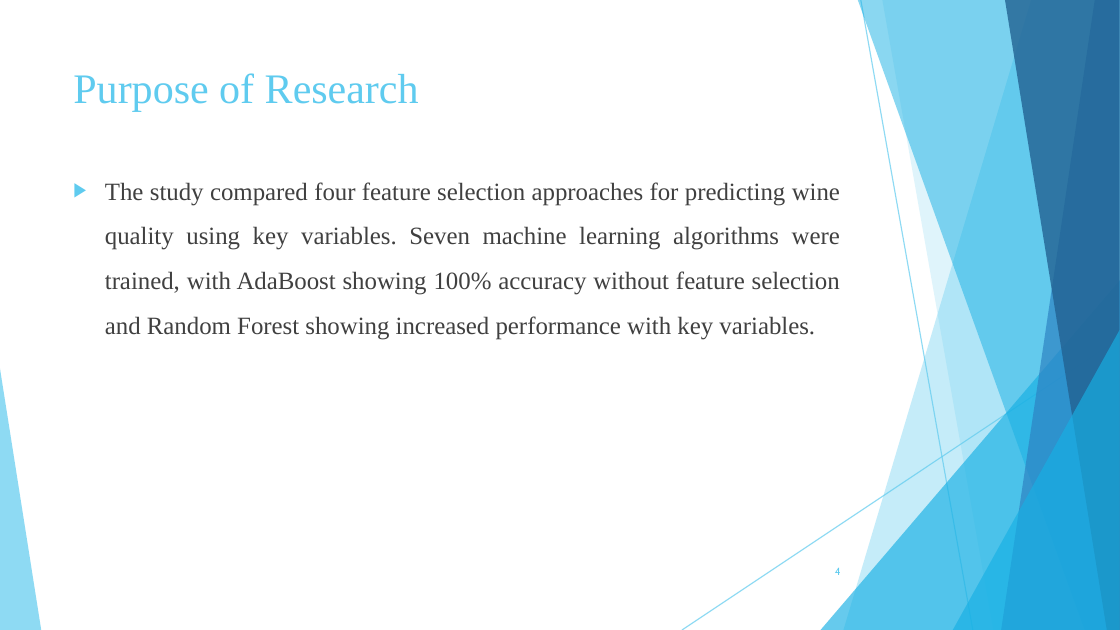
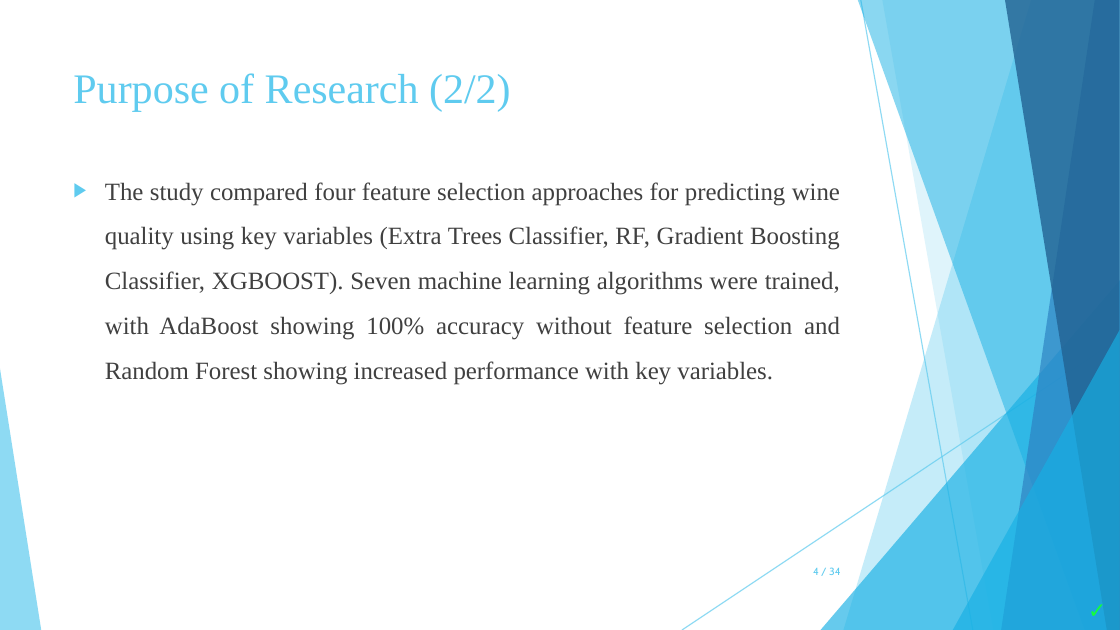
Before and after one commit to zoekelepiri/WineDataPrediction, a slide deck: slide 4 of Wine Data Set.pptx. Drawn at 1120x630 pixels with LibreOffice and Linux fonts; fonts in the diff are those of the drawing. Boxes give left, top, right and bottom in pixels: in the first picture for what was removed or moved away, otherwise in the second. Text is boxed around its words. In the diff, an @@ line names an element or a change of style, - is before the commit and + after.

Commit message:
wine data set updated

```diff
--- a/Wine Data Set.pptx
+++ b/Wine Data Set.pptx
@@ title at box(73, 73, 511, 112): text changed @@
-Purpose of Research
+Purpose of Research (2/2)
@@ text at box(105, 182, 840, 385): text changed @@
-▶ The study compared four feature selection approaches for predicting wine quality using key variables. Seven machine learning algorithms were trained, with AdaBoost showing 100% accuracy without feature selection and Random Forest showing increased performance with key variables.
+▶ The study compared four feature selection approaches for predicting wine quality using key variables (Extra Trees Classifier, RF, Gradient Boosting Classifier, XGBOOST). Seven machine learning algorithms were trained, with AdaBoost showing 100% accuracy without feature selection and Random Forest showing increased performance with key variables.
@@ page number at box(813, 567, 841, 575): text changed @@
-4
+4 / 34
@@ text added at box(1077, 591, 1120, 629), 14 pt, text #13FF3A, bold @@
+✓
```
Also in this commit, not shown: 12 other slides changed, 21 slides added, 39 slides removed, 12 other files.
